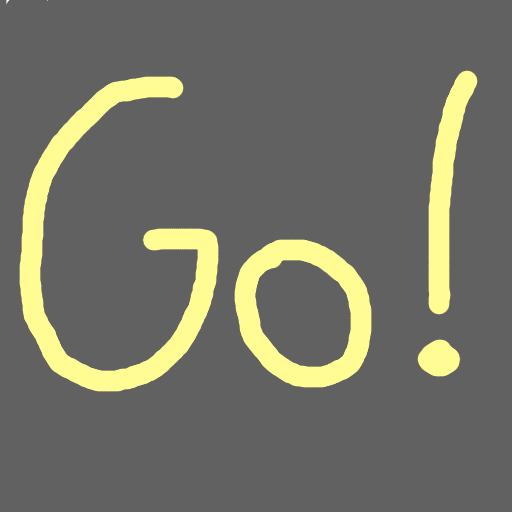
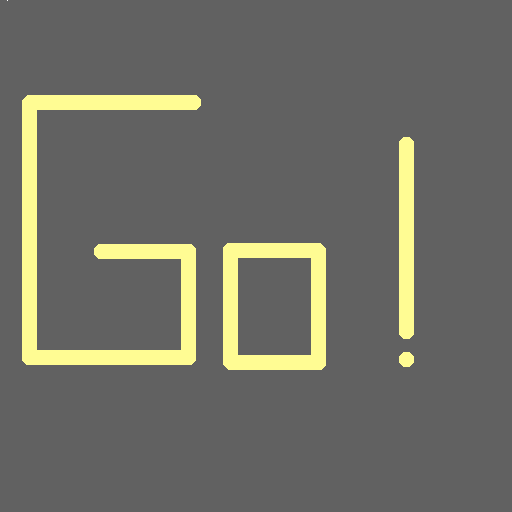
Layered file, before and after one edit (512x512). Changes by layer:
hid "Mouse Drawn Draft" over [19, 70, 478, 392]
painted on "Background" over [6, 0, 414, 370]
